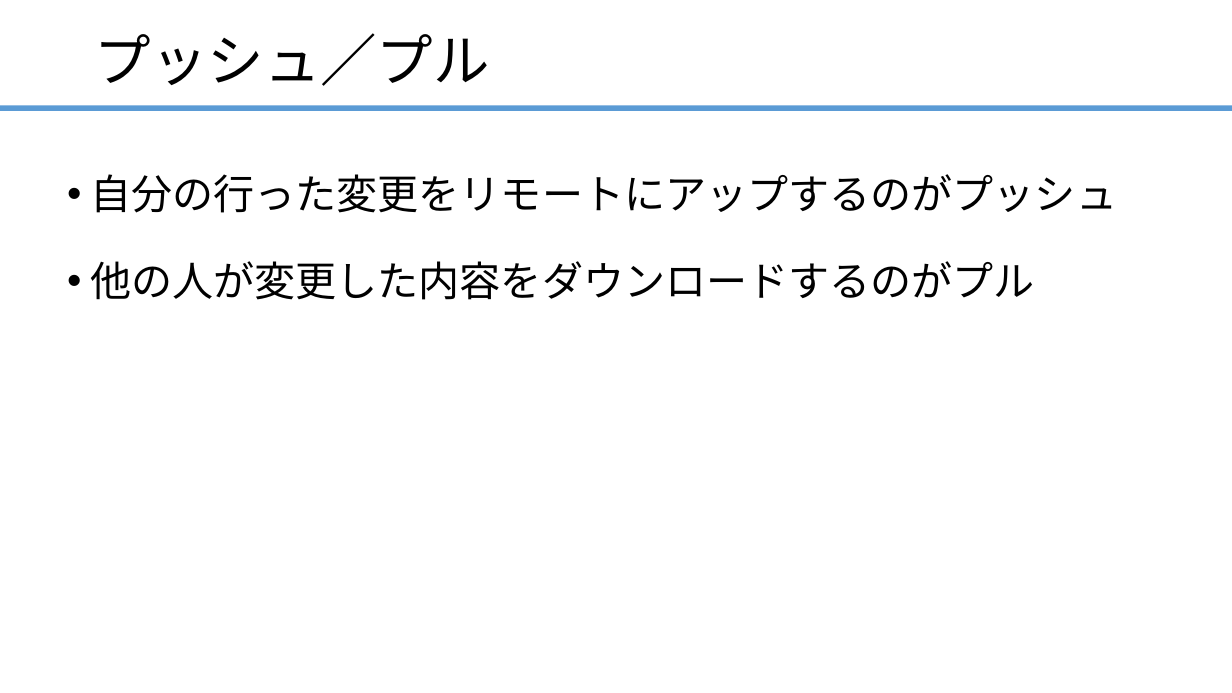
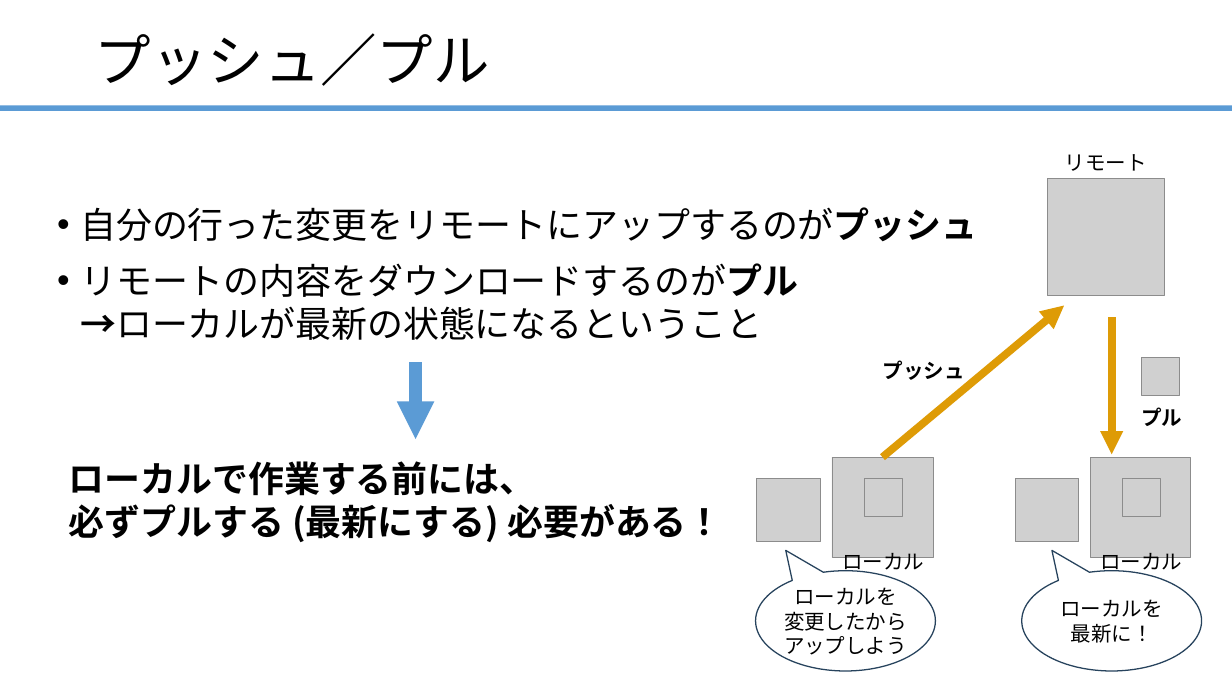
Before and after one commit to ainsAins/git4beginners, a slide deck: slide 15 of ハンズオン_Git入門.pptx. Drawn at 1232x693 pixels with LibreOffice and Linux fonts; fonts in the diff are those of the drawing; grey boxes stand for pictures. Boxes give left, top, right and bottom in pixels: in the first picture for what was removed or moved away, otherwise in the second. Text is boxed around its words. In the diff, an @@ line names an element or a change of style, - is before the commit and + after.

Commit message:
ファイルの内容を変更

```diff
--- a/ハンズオン_Git入門.pptx
+++ b/ハンズオン_Git入門.pptx
@@ text "自分の行った変更をリモートにアップするのがプッシュ": place and size @@
-text "自分の行った変更をリモートにアップするのがプッシュ" at box(90, 174, 1117, 300)
+text "自分の行った変更をリモートにアップするのがプッシュ" at box(80, 207, 977, 340)
@@ text at box(80, 207, 977, 241): size 32 to 28 pt, bold on in "自分の行った変更をリモートにアップするのがプッシュ"; line spacing 1.5 to 1 @@
@@ text at box(80, 263, 798, 340): text changed; size 32 to 28 pt @@
-• 他の人が変更した内容をダウンロードするのがプル
+• リモートの内容をダウンロードするのがプル
+  →ローカルが最新の状態になるということ
@@ arrow added from (416, 361) to (416, 439), #5B9BD5 9.75 pt @@
@@ text added at box(69, 461, 722, 542), 28 pt, text #000000, bold @@
+ローカルで作業する前には、
+必ずプルする (最新にする) 必要がある！
@@ group added at box(756, 154, 1202, 672): 8 pictures, 5 texts, 2 arrows, 2 speech bubbles @@
+ローカル
+プッシュ
+プル
+ローカルを
+変更したから
+アップしよう
+ローカルを
+最新に！
+リモート
+ローカル
```
Also in this commit, not shown: 12 other slides changed, 3 slides added, 3 slides removed, 1 other file.
